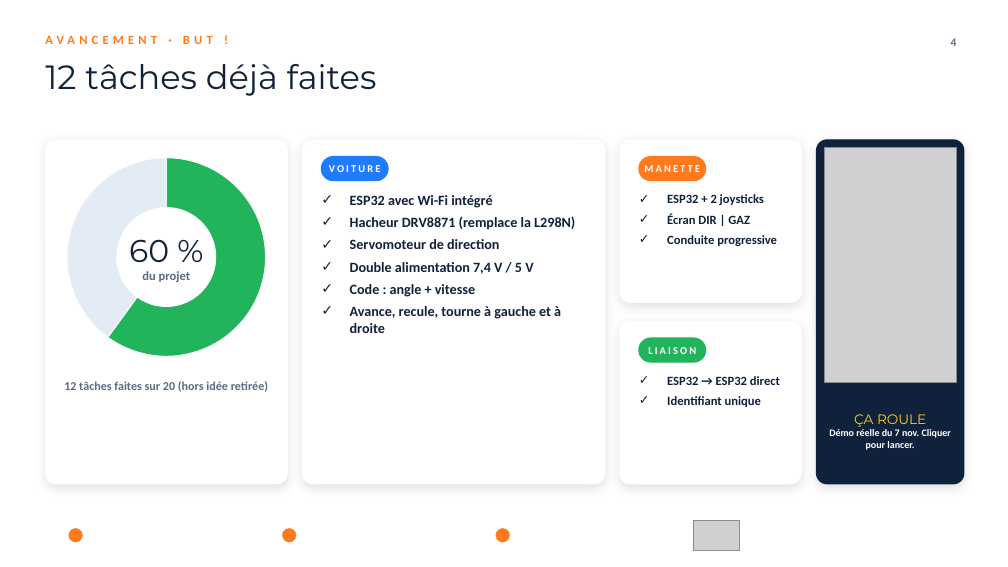
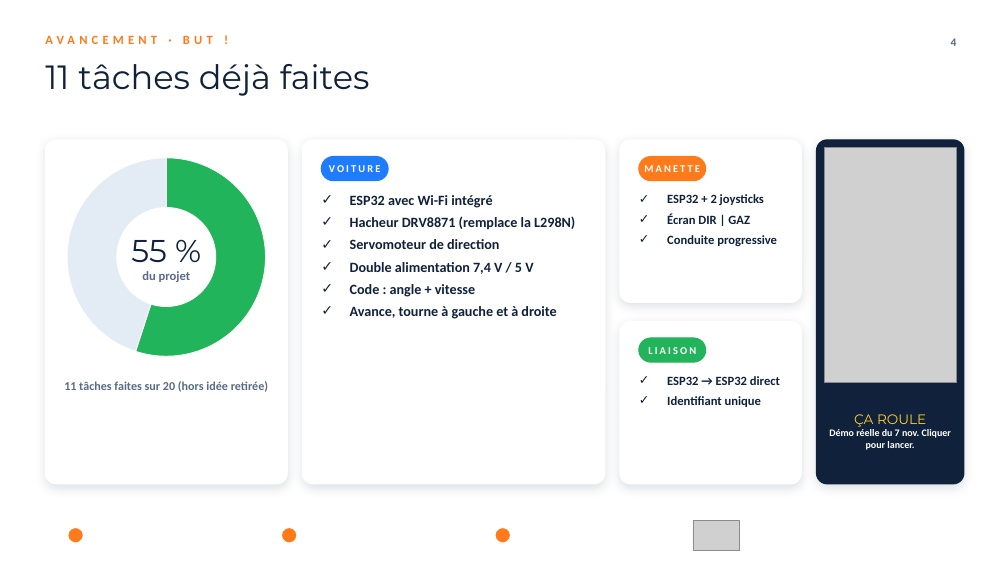
Before and after one commit to medouaishamdi/medouaishamdi.github.io, a slide deck: slide 4 of nitro/presentation/NITRO-presentation.pptx. Drawn at 1008x567 pixels with LibreOffice and Linux fonts; fonts in the diff are those of the drawing; grey boxes stand for pictures; background and template pictures are left out. Boxes give left, top, right and bottom in pixels: in the first picture for what was removed or moved away, otherwise in the second. Text is boxed around its words. In the diff, an @@ line names an element or a change of style, - is before the commit and + after.

```diff
--- a/nitro/presentation/NITRO-presentation.pptx
+++ b/nitro/presentation/NITRO-presentation.pptx
@@ title at (45,64,370,96): text changed @@
-12 tâches déjà faites
+11 tâches déjà faites
@@ doughnut chart at (57,147,276,367) @@
@@ Series 1, Fait: 60 to 55 @@
@@ Series 1, Reste: 40 to 45 @@
@@ text at (131,240,166,262): text changed @@
-60 %
+55 %
@@ text at (350,306,556,319): text changed @@
-✓ Avance, recule, tourne à gauche et à droite
+✓ Avance, tourne à gauche et à droite
```
Also in this commit, not shown: 1 other slide changed, 4 other files.
